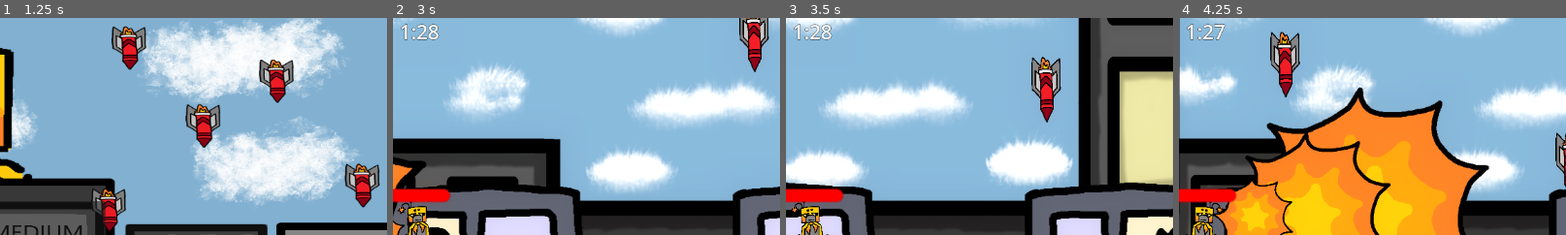
Above: before the commit, frames 1-4 (left to right).
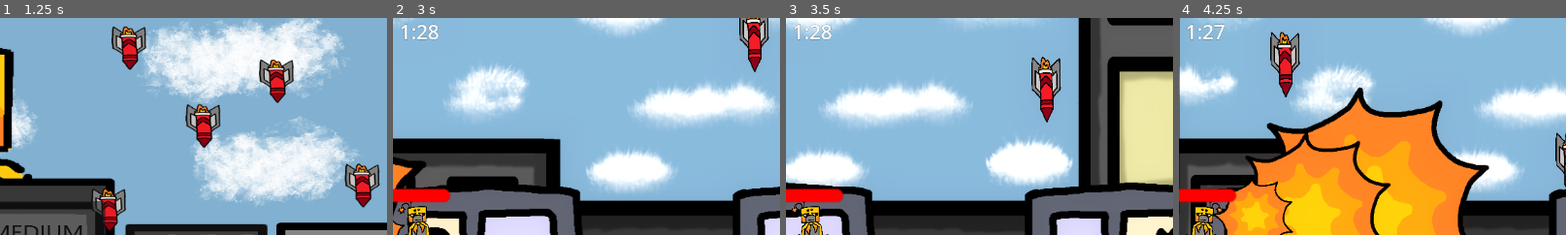
Above: after the commit, the same moments.

Repository: GeirlanthArchivest/oops--i-maybe-did-it-again
Game: Godot game, scene res://Scenes/start_menu.tscn
Same seed, same stepped clock (60 frames per second), same inputs: the game is played once before the commit and once after it. The engine's default icon, where the game draws it, is replaced by a stand-in: a white triangle on a blue panel in a dark square.
Inputs (mouse positions are % of the whole screen's width and height, from its top left):
- Up to frame 1 (1.25 s): click (30, 44) at 0.5 s
- Up to frame 2 (3 s): click (30, 44) at 1.25 s; tap Enter (shoot) at 2, 2.85 s; move the mouse to (72, 45) at 2.02 s; hold Enter (shoot) 2.03-2.78 s; hold Right (move_right) from 2.03 s (still down); tap Space (jump) at 2.27 s; move the mouse to (30, 55) at 2.77 s
- Up to frame 3 (3.5 s): keep holding Right (move_right); tap Space (jump) at 3.02 s
- Up to frame 4 (4.25 s): move the mouse to (60, 28) at 3.52 s; release Right (move_right) at 3.53 s; hold Left (move_left) from 3.53 s (still down); hold Enter (shoot) from 3.53 s (still down)
The pictures show only the part of the screen within x 47-96%, y 0-50%; the shares and areas given below are measured in that part.

Frame 1 is identical in both runs. In frame 2, 0.2% of the frame differs, in the area x 2-13%, y 2-11%; in frame 3, 0.2%; in frame 4, 0.2%.

Commit message:
forgor to save one timer change

Diff:
--- a/oops!-i-maybe-did-it-again/Scenes/main_level.tscn
+++ b/oops!-i-maybe-did-it-again/Scenes/main_level.tscn
@@ -38,7 +38,7 @@
 grow_horizontal = 2
 grow_vertical = 2
 theme_override_colors/font_outline_color = Color(0, 0, 0, 1)
-theme_override_constants/outline_size = 2
+theme_override_constants/outline_size = 1
 theme_override_font_sizes/font_size = 30
 script = ExtResource("3_a2ia3")
 
